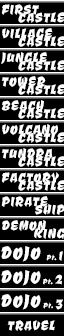
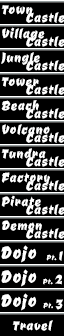
The second (64, 336) image is a revision of the first. Changes to its layers:
renamed "FIRST" to "Town", painted on it over [1, 4, 39, 15]
renamed "CASTLE" to "Castle", painted on it over [18, 12, 64, 23]
renamed "VILLAGE" to "Village", painted on it over [10, 27, 53, 41]
renamed "CASTLE" to "Castle", painted on it over [18, 36, 64, 47]
renamed "JUNGLE" to "Jungle", painted on it over [6, 52, 47, 65]
renamed "CASTLE" to "Castle", painted on it over [18, 60, 64, 71]
renamed "TOWER" to "Tower", painted on it over [8, 76, 46, 87]
renamed "CASTLE" to "Castle", painted on it over [18, 84, 64, 95]
renamed "BEACH" to "Beach", painted on it over [11, 100, 44, 111]
renamed "CASTLE" to "Castle", painted on it over [18, 108, 64, 119]
renamed "VOLCANO" to "Volcano", painted on it over [10, 124, 58, 135]
renamed "CASTLE" to "Castle", painted on it over [18, 132, 64, 143]
renamed "TUNDRA" to "Tundra", painted on it over [9, 148, 53, 159]
renamed "CASTLE" to "Castle", painted on it over [18, 156, 64, 167]
renamed "FACTORY" to "Factory", painted on it over [9, 172, 59, 185]
renamed "CASTLE" to "Castle", painted on it over [18, 180, 64, 191]
renamed "PIRATE" to "Pirate", painted on it over [10, 195, 48, 207]
renamed "SHIP" to "Castle", painted on it over [26, 204, 64, 215]
renamed "DEMON" to "Demon", painted on it over [10, 220, 46, 231]
renamed "KING" to "Castle", painted on it over [26, 228, 64, 239]
renamed "DOJO" to "Dojo", painted on it over [13, 245, 41, 263]
renamed "DOJO" to "Dojo", painted on it over [13, 269, 41, 287]
renamed "DOJO" to "Dojo", painted on it over [13, 293, 41, 311]
renamed "TRAVEL" to "Travel", painted on it over [7, 320, 55, 331]
